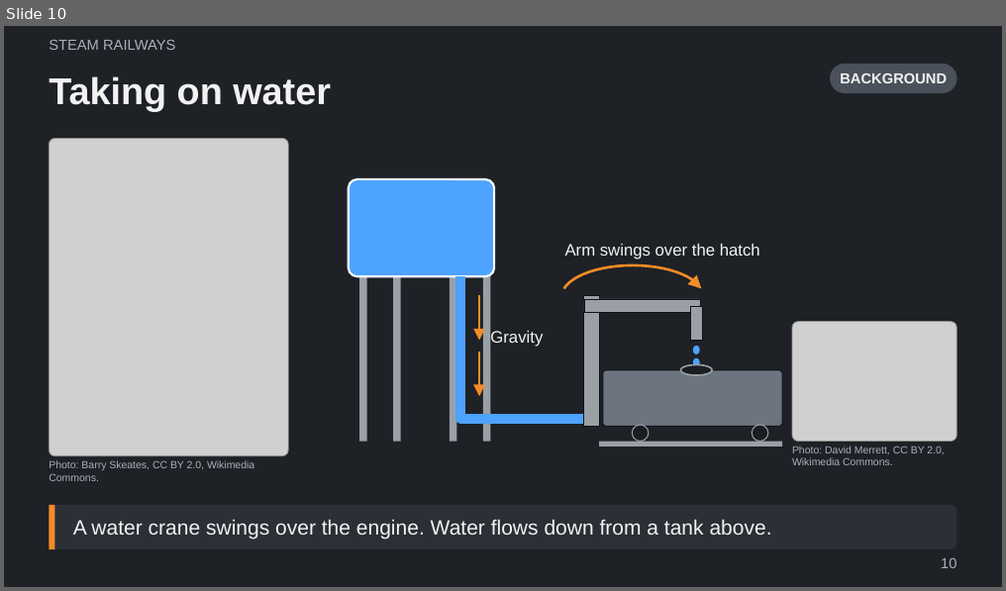
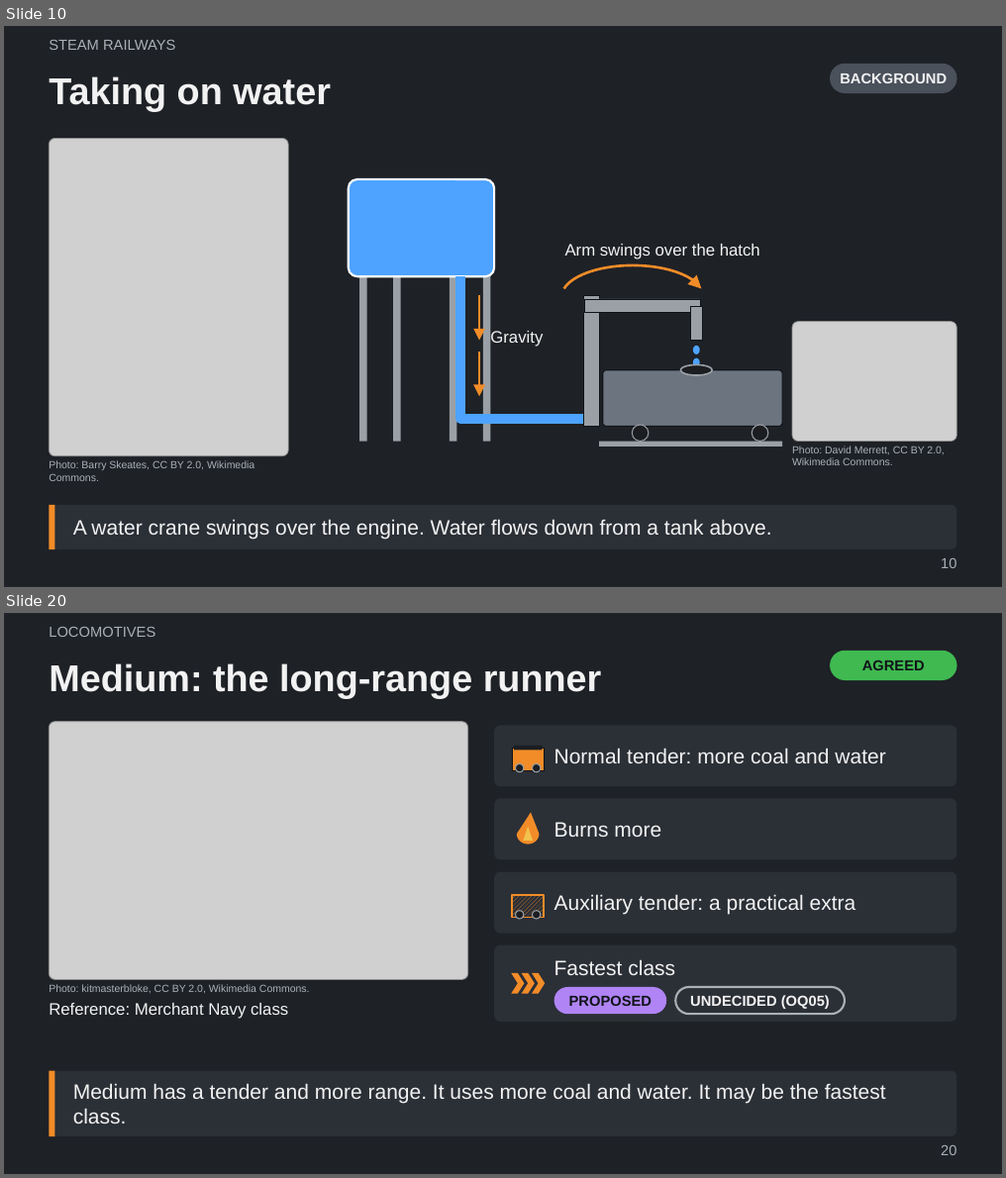
Before and after one commit to Tarenkookoo/Satisfactory---Early-Locomotion, a slide deck: Reporting/Claude Presents/Early_Locomotion_Explained.pptx. Shown one above the other, each under a label of ours: slide 10 before the commit, slides 10 and 20 after it; the slides between them are not shown. The pictures are 1006x591 and 1006x1178 pixels, drawn with LibreOffice and Linux fonts; fonts in the diff are those of the drawing; grey boxes stand for pictures. Boxes give left, top, right and bottom in pixels: in the first picture for what was removed or moved away, otherwise in the second. Text is boxed around its words. In the diff, an @@ line names an element or a change of style, - is before the commit and + after.

```diff
--- a/Reporting/Claude Presents/Early_Locomotion_Explained.pptx
+++ b/Reporting/Claude Presents/Early_Locomotion_Explained.pptx
@@ slide 20 added at (4,613,1002,1174), background #1E2126 @@
@@ text added at (49,627,155,637), 14 pt, text #A9B0B8 @@
+LOCOMOTIVES
@@ title added at (49,663,602,698), 36 pt, text #F2F2F2, bold @@
+Medium: the long-range runner
@@ rounded rectangle added at (830,651,957,680), fill #3FB950, 14 pt, text #101418, bold @@
+AGREED
@@ picture added at (49,722,468,980) @@
@@ text added at (49,984,310,993), 10 pt, text #A9B0B8 @@
+Photo: kitmasterbloke, CC BY 2.0, Wikimedia Commons.
@@ group added at (494,725,957,1022): 6 rounded rectangles, 4 ellipses, 4 texts, 3 rectangles, 3 chevrons, 2 freeform shapes @@
+Normal tender: more coal and water
+Burns more
+Auxiliary tender: a practical extra
+Fastest class
+PROPOSED
+UNDECIDED (OQ05)
@@ text added at (49,1003,288,1019), 16 pt, text #F2F2F2 @@
+Reference: Merchant Navy class
@@ rounded rectangle added at (49,1071,957,1137), fill #2B2F36, 20 pt, text #F2F2F2 @@
+Medium has a tender and more range. It uses more coal and water. It may be the fastest class.
@@ rectangle added at (49,1071,54,1137), fill #F28C28 @@
@@ page number added at (941,1146,956,1156), 14 pt, text #A9B0B8 @@
+20
```
Also in this commit, not shown: 1 slide changed, 9 other slides added, 4 other files.
